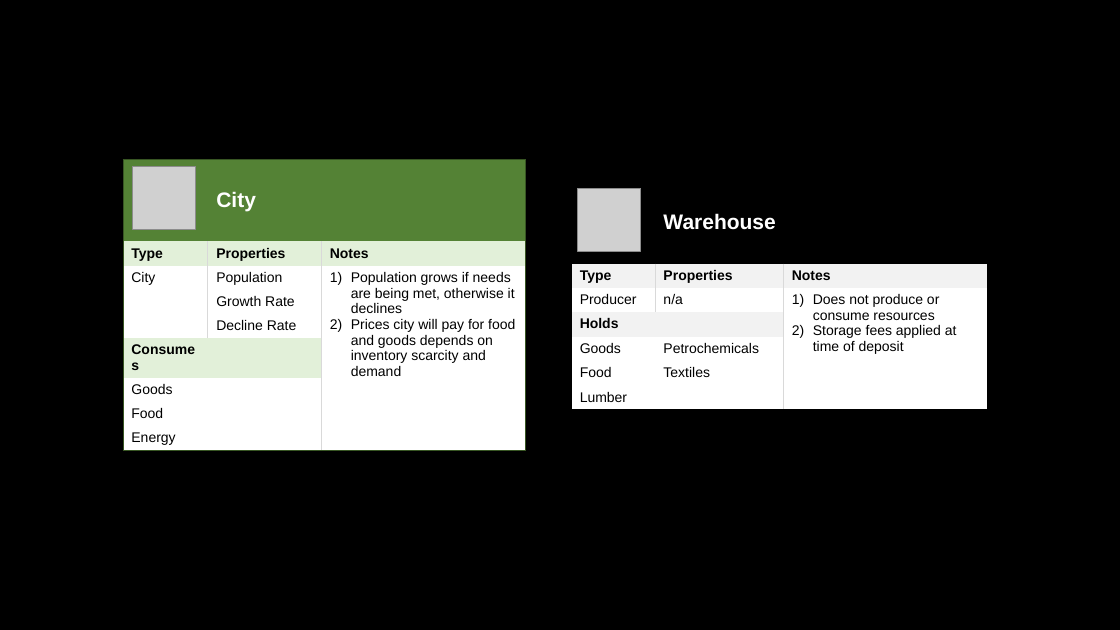
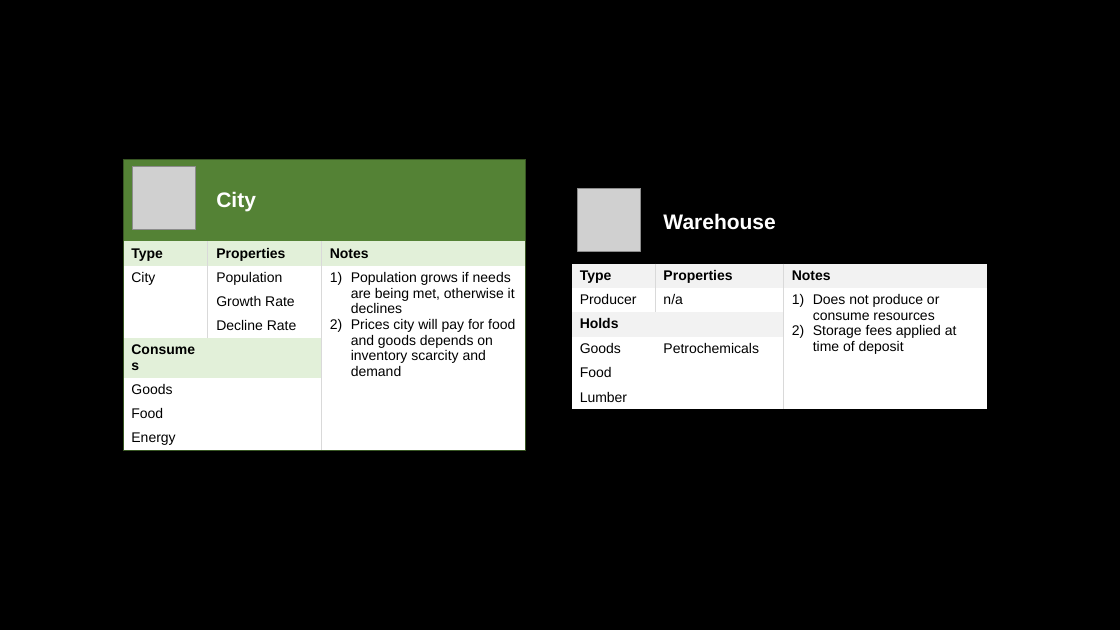
Before and after one commit to maana-io/maana-sim-logistics, a slide deck: slide 3 of v3/assets/wiki-assets/Entities.pptx. Drawn at 1120x630 pixels with LibreOffice and Linux fonts; fonts in the diff are those of the drawing; grey boxes stand for pictures. Boxes give left, top, right and bottom in pixels: in the first picture for what was removed or moved away, otherwise in the second. Text is boxed around its words. In the diff, an @@ line names an element or a change of style, - is before the commit and + after.

```diff
--- a/v3/assets/wiki-assets/Entities.pptx
+++ b/v3/assets/wiki-assets/Entities.pptx
@@ table at (x1=571, y1=181, x2=988, y2=414) @@
-row 6, column 2: Textiles
+row 6, column 2: 
```
Also in this commit, not shown: 2 other slides changed.
